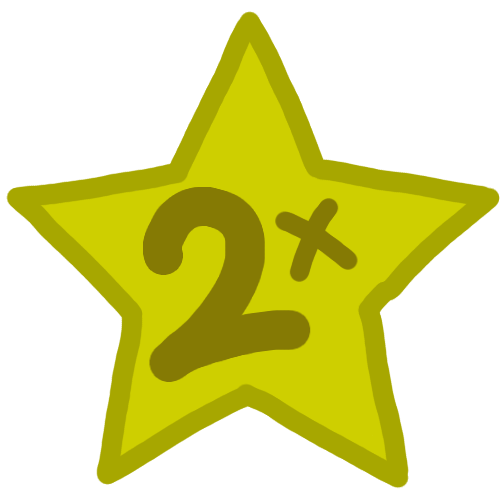
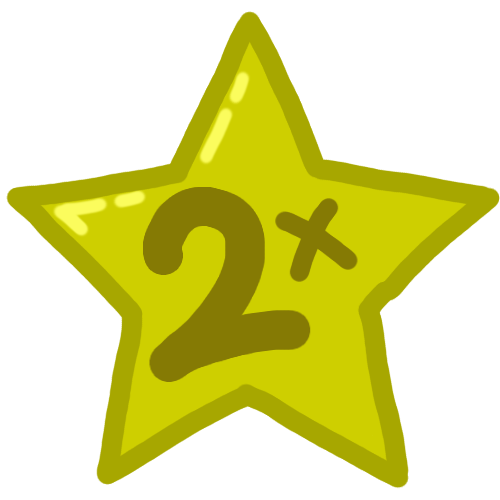
Revision of a layered w=500, h=500 image; what changed, layer by layer:
painted on "text" over [52, 70, 251, 237]
